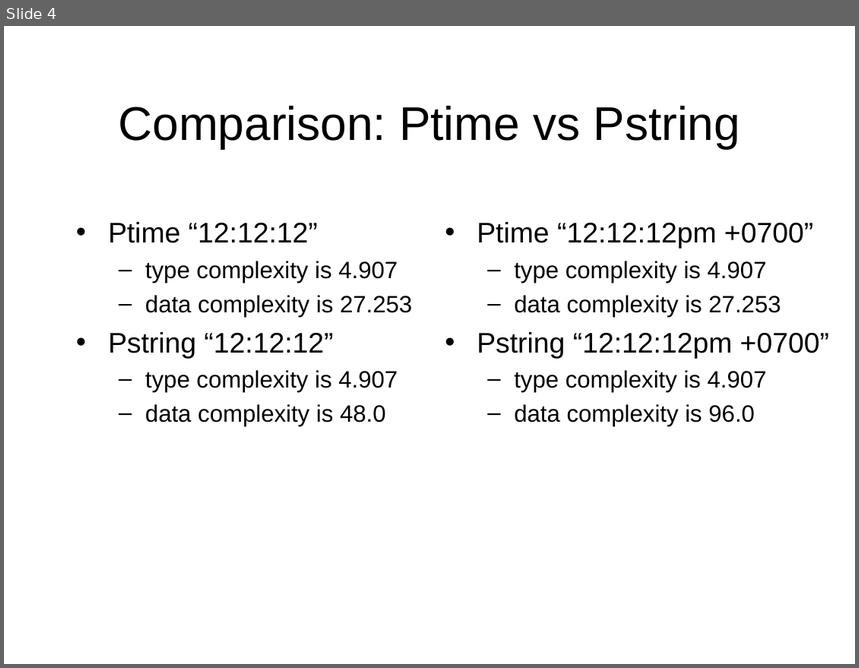
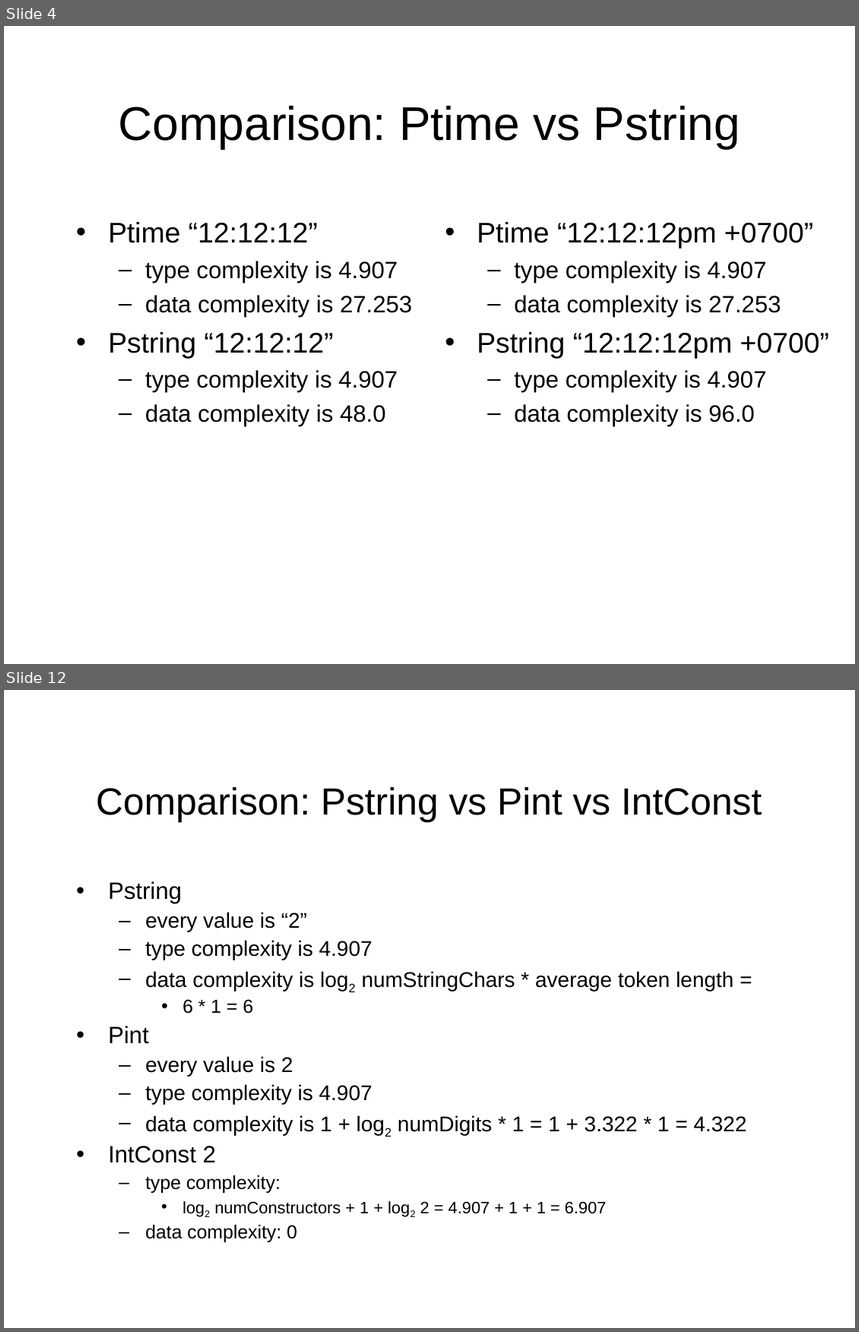
Before and after one commit to cornell-pl/forest, a slide deck: pads/documents/scoring/Comparisons.ppt. Shown one above the other, each under a label of ours: slide 4 before the commit, slides 4 and 12 after it; the slides between them are not shown. The pictures are 859x668 and 859x1332 pixels, drawn with LibreOffice and Linux fonts; fonts in the diff are those of the drawing. Boxes give left, top, right and bottom in pixels: in the first picture for what was removed or moved away, otherwise in the second. Text is boxed around its words. In the diff, an @@ line names an element or a change of style, - is before the commit and + after.

Commit message:
Some more comparisons

```diff
--- a/pads/documents/scoring/Comparisons.ppt
+++ b/pads/documents/scoring/Comparisons.ppt
@@ slide 12 added at (4,690,855,1328), background #FFFFFF @@
@@ title added at (96,787,762,822), 32 pt, text #000000 @@
+Comparison: Pstring vs Pint vs IntConst
@@ text added at (108,882,747,1243), 18 pt, text #000000 @@
+• Pstring
+  – every value is “2”
+  – type complexity is 4.907
+  – data complexity is log2 numStringChars * average token length =
+    • 6 * 1 = 6
+• Pint
+  – every value is 2
+  – type complexity is 4.907
+  – data complexity is 1 + log2 numDigits * 1 = 1 + 3.322 * 1 = 4.322
+• IntConst 2
+  – type complexity:
+    • log2 numConstructors + 1 + log2 2 = 4.907 + 1 + 1 = 6.907
+  – data complexity: 0
```
Also in this commit, not shown: 5 slides changed, 6 other slides added.
